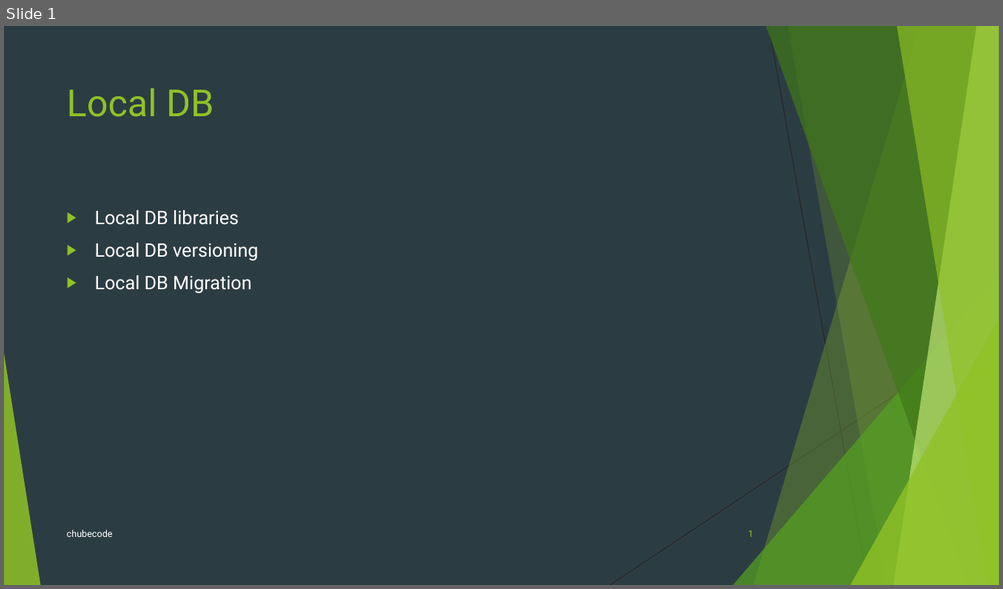
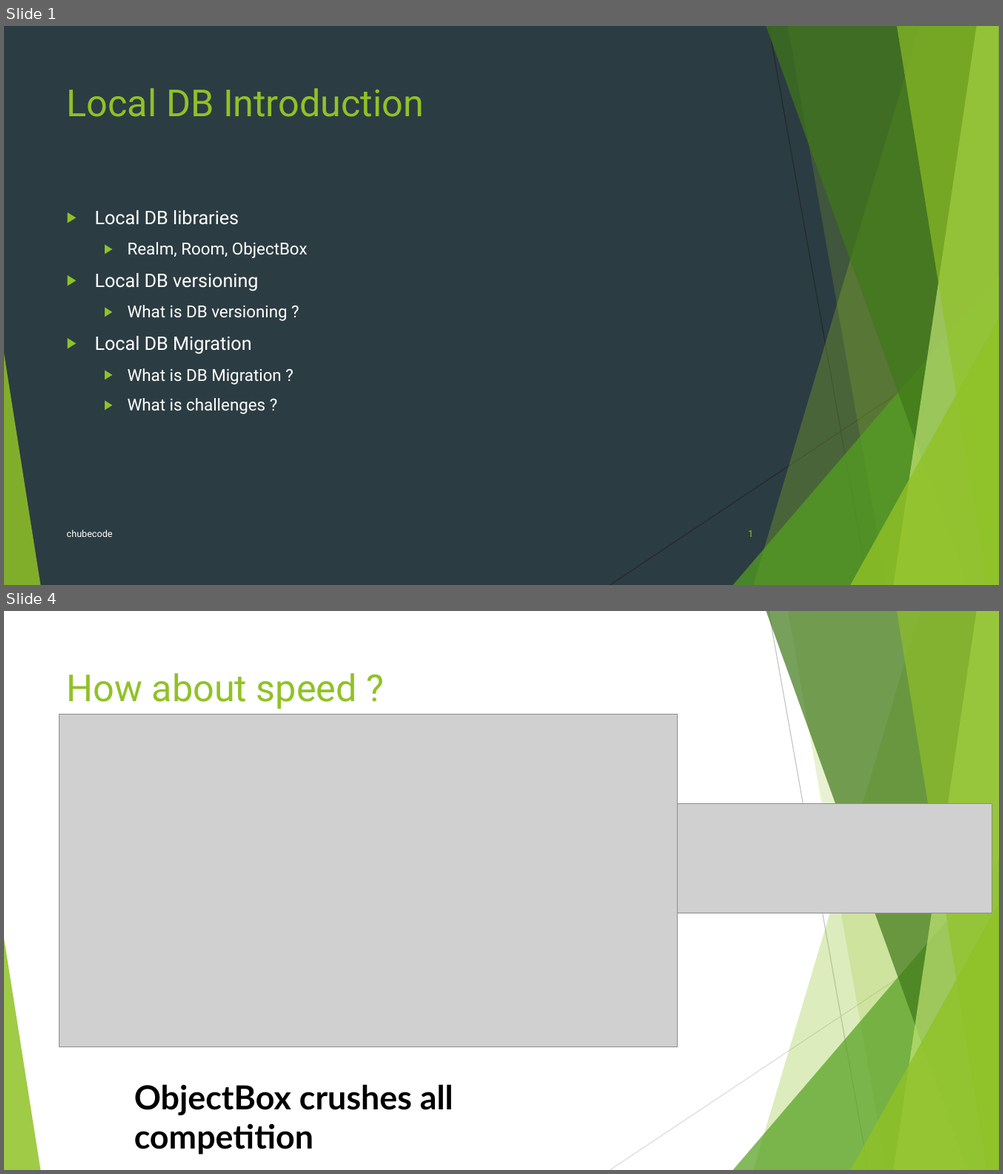
Before and after one commit to chubecode/allwaytolocaldb, a slide deck: LocalDB_chubecode.pptx. Shown one above the other, each under a label of ours: slide 1 before the commit, slides 1 and 4 after it; the slides between them are not shown. The pictures are 1003x589 and 1003x1174 pixels, drawn with LibreOffice and Linux fonts; fonts in the diff are those of the drawing; grey boxes stand for pictures. Boxes give left, top, right and bottom in pixels: in the first picture for what was removed or moved away, otherwise in the second. Text is boxed around its words. In the diff, an @@ line names an element or a change of style, - is before the commit and + after.

```diff
--- a/LocalDB_chubecode.pptx
+++ b/LocalDB_chubecode.pptx
@@ slide 4 added at (x1=4, y1=611, x2=999, y2=1170), background #FFFFFF; not listed: 8 template elements that a slide beside it also shows @@
@@ line added from (768, 611) to (868, 1170), #BFBFBF 0.75 pt @@
@@ title added at (x1=67, y1=673, x2=357, y2=709), 36 pt, text #90C226 @@
+How about speed ?
@@ picture added at (x1=60, y1=715, x2=677, y2=1048) @@
@@ picture added at (x1=677, y1=803, x2=992, y2=914) @@
@@ line added from (999, 911) to (610, 1170), #D9D9D9 0.75 pt @@
@@ text added at (x1=134, y1=1085, x2=453, y2=1155), 32 pt, text #000000, bold @@
+ObjectBox crushes all competition
@@ slide 1 changed as well @@
@@ title at (x1=67, y1=88, x2=424, y2=117): text changed @@
-Local DB
+Local DB Introduction
@@ text at (x1=128, y1=242, x2=307, y2=258): paragraph added @@
+  ▶ Realm, Room, ObjectBox
@@ text at (x1=128, y1=305, x2=287, y2=321): paragraph added @@
+  ▶ What is DB versioning ?
@@ text at (x1=128, y1=369, x2=282, y2=414): paragraphs added @@
+  ▶ What is DB Migration ?
+  ▶ What is challenges ?
```
Also in this commit, not shown: 2 other slides changed, 2 other slides added.
